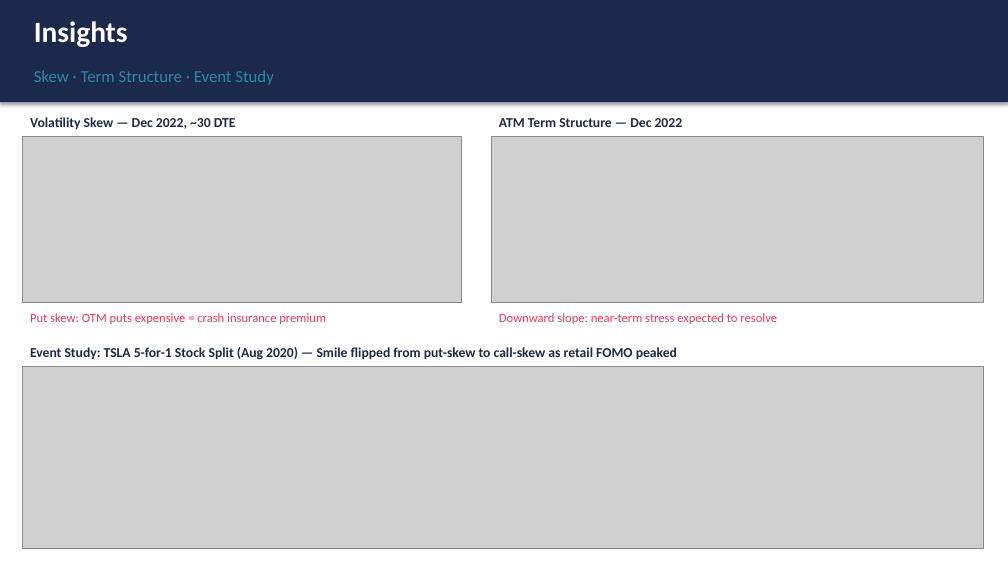
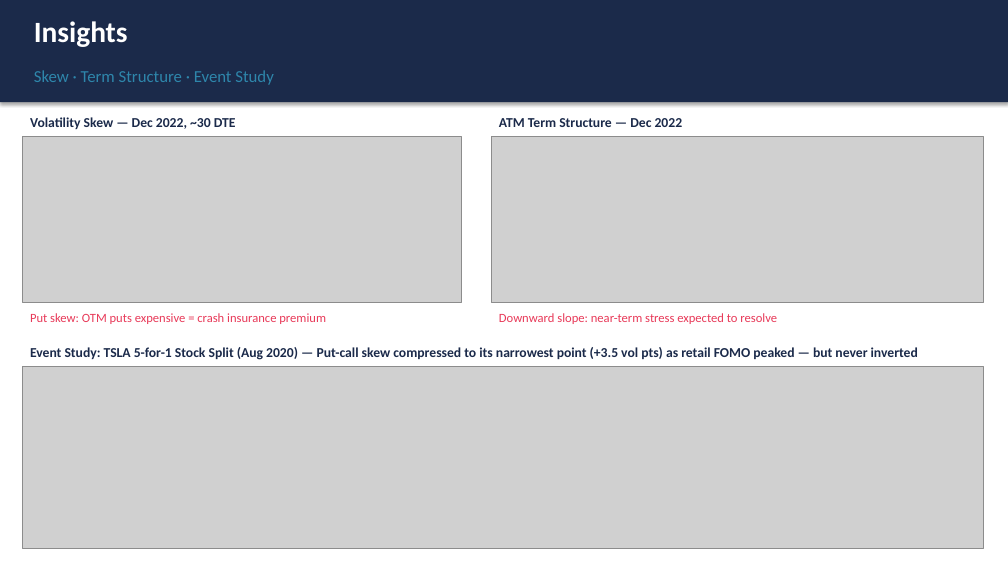
Before and after one commit to jay154/tsla-iv-surface, a slide deck: slide 4 of TSLA_Implied_Volatility_Surface_Presentation.pptx. Drawn at 1008x567 pixels with LibreOffice and Linux fonts; fonts in the diff are those of the drawing; grey boxes stand for pictures. Boxes give left, top, right and bottom in pixels: in the first picture for what was removed or moved away, otherwise in the second. Text is boxed around its words. In the diff, an @@ line names an element or a change of style, - is before the commit and + after.

Commit message:
Compute real put IV and correct claims that didn't match the data
Previously the whole surface/skew/event-study was built from call IV
only (c_mid), with the narrative describing the low-moneyness side as
"OTM puts" purely by assuming put-call parity without ever checking it.

- Add BlackScholes.put_iv_vectorized, mirroring the call solver with
  correct put arbitrage bounds, run on p_mid with its own liquidity
  filter (bid > $0.50, volume > 0, spread < 20%).
- Fix p_volume never being cleaned to numeric in
  OptionSurfacePreprocessor (only c_volume was), which the put filter
  needs.
- Add a put-call parity validation cell/figure: 494,092 rows have both
  sides, correlation 0.98, median gap 4.4 vol points.
- Build smile_iv = genuine OTM put + genuine OTM call and switch every
  plot onto it instead of the call-only proxy.
- Re-ran the full pipeline from the raw CSV (not cached) - the
  647,480 / 638,197 headline counts reproduce exactly.
- Correct the Aug-2020 event-study conclusion: OTM put IV was higher
  than OTM call IV on every date checked, including the Aug 28 peak
  (put-call gap: +7.9, +9.6, +3.5, +8.6 vol points) - the skew
  compressed to its narrowest point but never inverted, contradicting
  the original "call-side IV exceeded put-side IV" / "reverse skew"
  claim.
- Correct a second false claim the same table exposed: IV rose (not
  collapsed) through Aug 31, since TSLA kept rallying post-split.
- Correct the Step-4 regime-comparison claim: the 2020 put-call gap
  was actually slightly wider than 2022's, not "more symmetric".
- Propagate all of the above into README.md, the executive report
  docx, and the presentation pptx (text + regenerated figures).

```diff
--- a/TSLA_Implied_Volatility_Surface_Presentation.pptx
+++ b/TSLA_Implied_Volatility_Surface_Presentation.pptx
@@ text at [30,347,918,360]: text changed @@
-Event Study: TSLA 5-for-1 Stock Split (Aug 2020) — Smile flipped from put-skew to call-skew as retail FOMO peaked
+Event Study: TSLA 5-for-1 Stock Split (Aug 2020) — Put-call skew compressed to its narrowest point (+3.5 vol pts) as retail FOMO peaked — but never inverted
```
Also in this commit, not shown: 11 other files.
